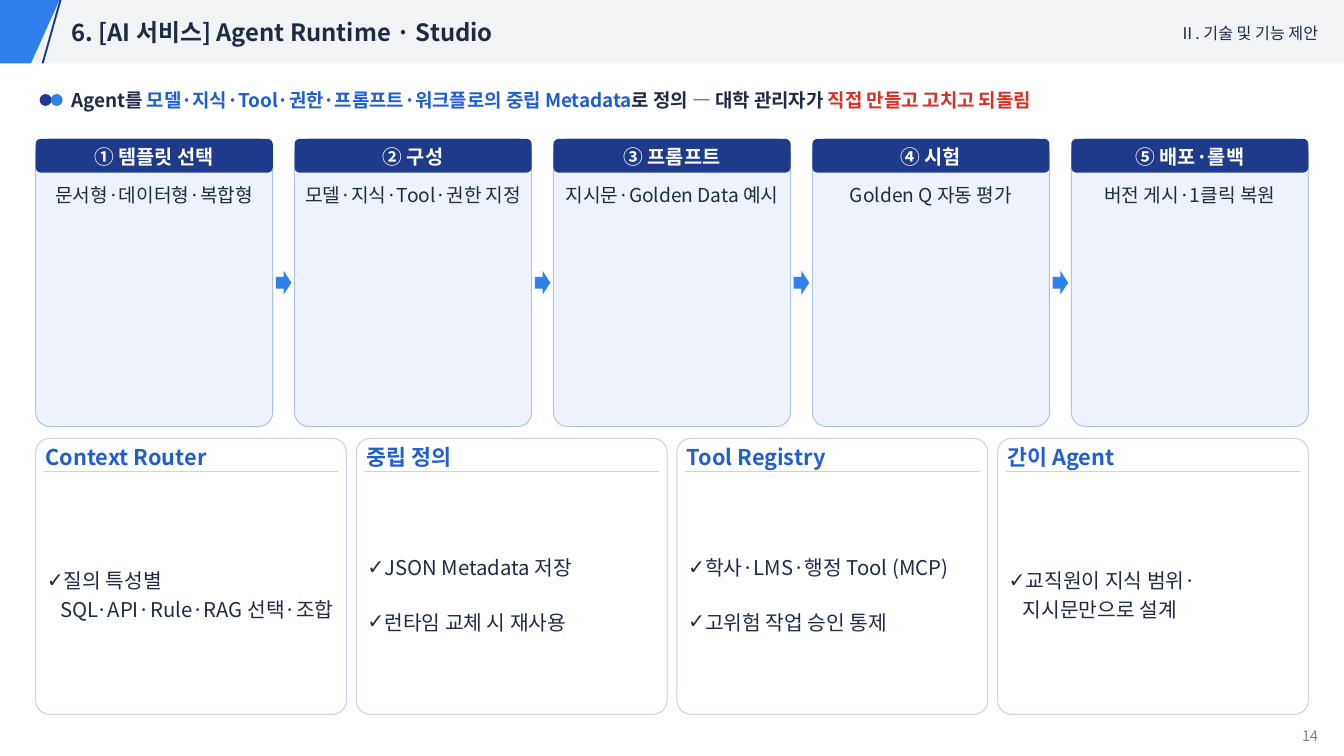
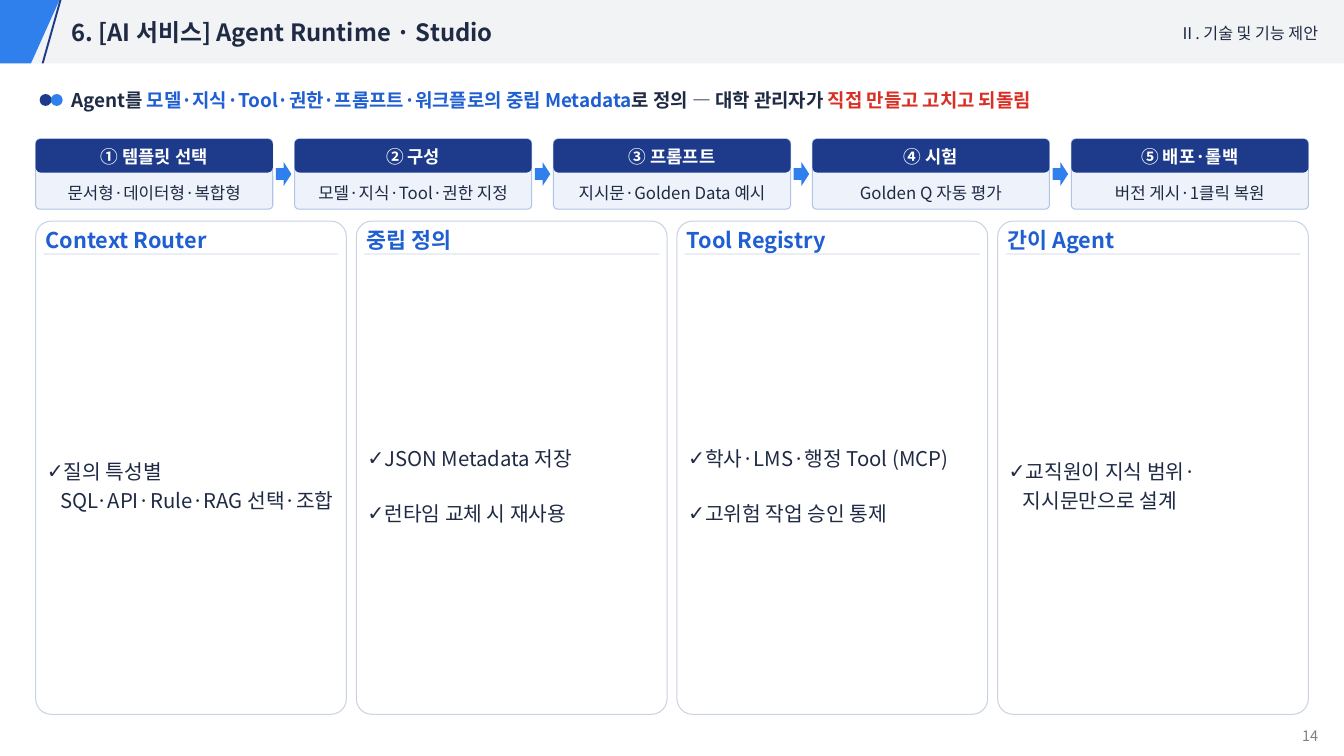
Before and after one commit to hwangsteeve-tech/hbjw, a slide deck: slide 14 of proposals/2026-11_induk-ai-infra/발표자료.pptx. Drawn at 1344x756 pixels with LibreOffice and Linux fonts; fonts in the diff are those of the drawing. Boxes give left, top, right and bottom in pixels: in the first picture for what was removed or moved away, otherwise in the second. Text is boxed around its words. In the diff, an @@ line names an element or a change of style, - is before the commit and + after.

```diff
--- a/proposals/2026-11_induk-ai-infra/발표자료.pptx
+++ b/proposals/2026-11_induk-ai-infra/발표자료.pptx
@@ rounded rectangle: place and size @@
-rounded rectangle at <box>35,139,272,426</box>
+rounded rectangle at <box>35,139,272,210</box>
@@ rounded rectangle: place and size @@
-rounded rectangle at <box>294,139,531,426</box>
+rounded rectangle at <box>294,139,531,210</box>
@@ rounded rectangle: place and size @@
-rounded rectangle at <box>554,139,790,426</box>
+rounded rectangle at <box>554,139,790,210</box>
@@ rounded rectangle: place and size @@
-rounded rectangle at <box>813,139,1050,426</box>
+rounded rectangle at <box>813,139,1050,210</box>
@@ size 14.2 to 12.6 pt in 5 elements at <box>35,139,272,172</box>, <box>294,139,531,172</box>, <box>554,139,790,172</box>, <box>813,139,1050,172</box>, <box>1072,139,1309,172</box> @@
@@ rounded rectangle: place and size @@
-rounded rectangle at <box>1072,139,1309,426</box>
+rounded rectangle at <box>1072,139,1309,210</box>
@@ 4 right arrows: place and size @@
-4 right arrows at <box>276,271,1068,295</box>
+4 right arrows at <box>276,162,1068,187</box>
@@ size 13.7 to 12.1 pt in 5 elements at <box>68,185,241,201</box>, <box>318,185,508,201</box>, <box>579,185,766,201</box>, <box>860,185,1002,202</box>, <box>1115,185,1265,201</box> @@
@@ rounded rectangle: place and size @@
-rounded rectangle at <box>35,439,346,715</box>
+rounded rectangle at <box>35,221,346,714</box>
@@ rounded rectangle: place and size @@
-rounded rectangle at <box>357,439,667,715</box>
+rounded rectangle at <box>357,221,667,714</box>
@@ rounded rectangle: place and size @@
-rounded rectangle at <box>678,439,988,715</box>
+rounded rectangle at <box>678,221,988,714</box>
@@ rounded rectangle: place and size @@
-rounded rectangle at <box>998,439,1309,715</box>
+rounded rectangle at <box>998,221,1309,714</box>
@@ 4 texts: place and size @@
-4 texts at <box>46,446,1114,471</box>
+4 texts at <box>46,229,1114,253</box>
@@ text "질의 특성별 SQL·API·Rule·RAG 선택·조합": place and size @@
-text "질의 특성별 SQL·API·Rule·RAG 선택·조합" at <box>61,571,333,621</box>
+text "질의 특성별 SQL·API·Rule·RAG 선택·조합" at <box>61,462,333,512</box>
@@ text "JSON Metadata 저장": place and size @@
-text "JSON Metadata 저장" at <box>384,558,572,632</box>
+text "JSON Metadata 저장" at <box>384,449,572,523</box>
@@ text "학사·LMS·행정 Tool (MCP)": place and size @@
-text "학사·LMS·행정 Tool (MCP)" at <box>705,558,948,632</box>
+text "학사·LMS·행정 Tool (MCP)" at <box>705,449,948,523</box>
@@ text "교직원이 지식 범위·지시문만으로 설계": place and size @@
-text "교직원이 지식 범위·지시문만으로 설계" at <box>1023,571,1196,619</box>
+text "교직원이 지식 범위·지시문만으로 설계" at <box>1023,462,1196,510</box>
@@ 4 rectangles: place and size @@
-4 rectangles at <box>43,471,1302,472</box>
+4 rectangles at <box>43,254,1302,255</box>
```
Also in this commit, not shown: 5 other slides changed, 5 other files.
